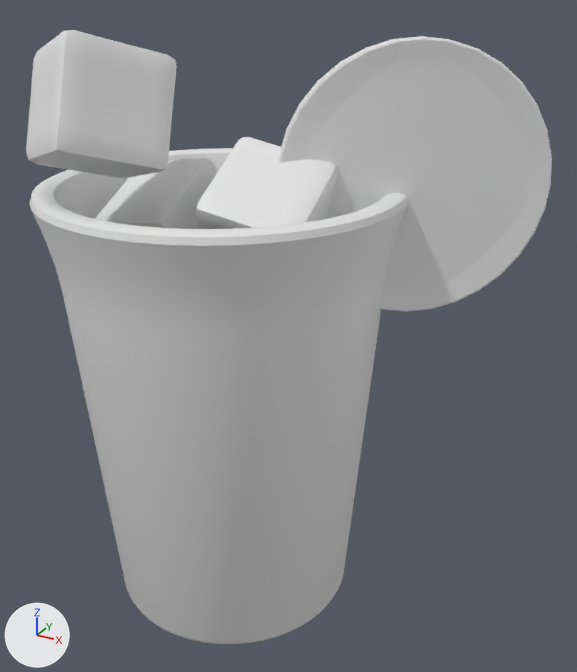
Two versions of the OBJ model public/assets/drink-baked/blog0044.obj, one commit apart.
Rendered twice from a camera (50 mm lens) standing at (3.42, -5.16, 5.11) and looking at (0.53, 0.09, 2.48). The lights are fixed; the arrows at lower left show +X, +Y and +Z. The older version comes first. Where no turn or scale is listed for an object, it has been applied to the vertices.
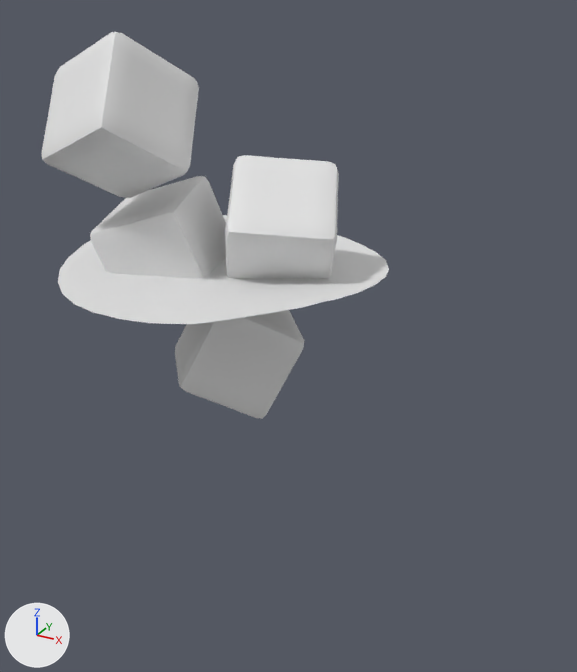
Where the change shows, as pixel boxes [x1, y1, x2, y2] in the pictures (577 x 672 px; the box of a moved part takes in the faces that stretch with it):
'Cylinder', deleted: before [30, 148, 408, 644]
'Circle.001', deleted: before [279, 36, 552, 312]
'Cube.003', reshaped (11% taller): before [26, 30, 177, 179]; after [41, 32, 199, 198]
'Cube.002', reshaped: before [196, 137, 337, 229]; after [225, 155, 339, 279]
'Cube.001', reshaped: before [95, 158, 218, 229]; after [90, 176, 226, 278]
part 4 of me_plane, moved or reshaped (not visible before): after [58, 215, 389, 324]
'Cube', unchanged, uncovered by the edit: after [175, 310, 304, 419]

What changed in the scene script:
```text
Change me_cube_001:
    used by ob_cube_001; location = (0.0, 0.0, 0.0)
    remove me_cube_001.from_pydata(...)  # 386 vertices, 384 faces; spans x -0.915..-0.004, y -0.59..0.497, z 2.734..3.859
    add me_cube_001.from_pydata(...)  # 386 vertices, 384 faces; spans x -0.981..0.106, y -0.692..0.353, z 2.642..3.692
    me_cube_001 part 1: the whole mesh is multiplied about its middle by the matrix ((0.958, -0.197, -0.209), (0.255, 0.919, 0.3), (0.133, -0.34, 0.931)), then moved by (0.022, -0.124, -0.129)
Change me_cube_002:
    used by ob_cube_002; location = (0.0, 0.0, 0.0)
    remove me_cube_002.from_pydata(...)  # 386 vertices, 384 faces; spans x 0.018..0.96, y -0.685..0.441, z 2.912..4.079
    add me_cube_002.from_pydata(...)  # 386 vertices, 384 faces; spans x -0.091..1.056, y -0.55..0.696, z 2.825..3.924
    me_cube_002 part 2: the whole mesh is multiplied about its middle by the matrix ((0.52, -0.108, 0.847), (-0.323, -0.943, 0.078), (0.791, -0.314, -0.526)), then moved by (-0.006, 0.195, -0.121)
Change me_cube_003:
    used by ob_cube_003; location = (0.0, 0.0, 0.0)
    remove me_cube_003.from_pydata(...)  # 386 vertices, 384 faces; spans x -1.061..0.034, y -1.345..-0.139, z 3.761..4.842
    add me_cube_003.from_pydata(...)  # 386 vertices, 384 faces; spans x -1.129..-0.02, y -1.022..0.119, z 3.572..4.81
    me_cube_003 part 3: the whole mesh is multiplied about its middle by the matrix ((0.968, -0.231, -0.097), (0.25, 0.917, 0.31), (0.018, -0.325, 0.946)), then moved by (-0.061, 0.291, -0.11)
Change me_plane:
    used by ob_plane; location = (0.0, 0.0, 0.0)
    remove me_plane.from_pydata(...)  # 248 vertices, 70 faces; spans x -1.31..1.31, y -1.3..1.3, z 3.01..3.13
    add me_plane.from_pydata(...)  # 218 vertices, 161 faces; spans x -1.31..1.31, y -1.31..1.31, z 3.01..3.13
    me_plane part 4: 18 vertices moved from x -1.28..1.28, y -1.3..1.3, z 3.03..3.07 to x -1.29..1.29, y -1.31..1.31, z 3.02..3.07; 176 vertices removed from x -1.3..1.3, y -1.3..1.3, z 3.01..3.13; 146 vertices added at x -1.25..1.25, y -1.29..1.29, z 3.01..3.13
Remove ob_circle_001:
    ob_circle_001 = bpy.data.objects.new('Circle.001', me_circle_001)
    ob_circle_001.location = (0.0, 0.0, 0.0)
Remove ob_cylinder:
    ob_cylinder = bpy.data.objects.new('Cylinder', me_cylinder)
    ob_cylinder.location = (0.0, 0.0, 0.0)
```
